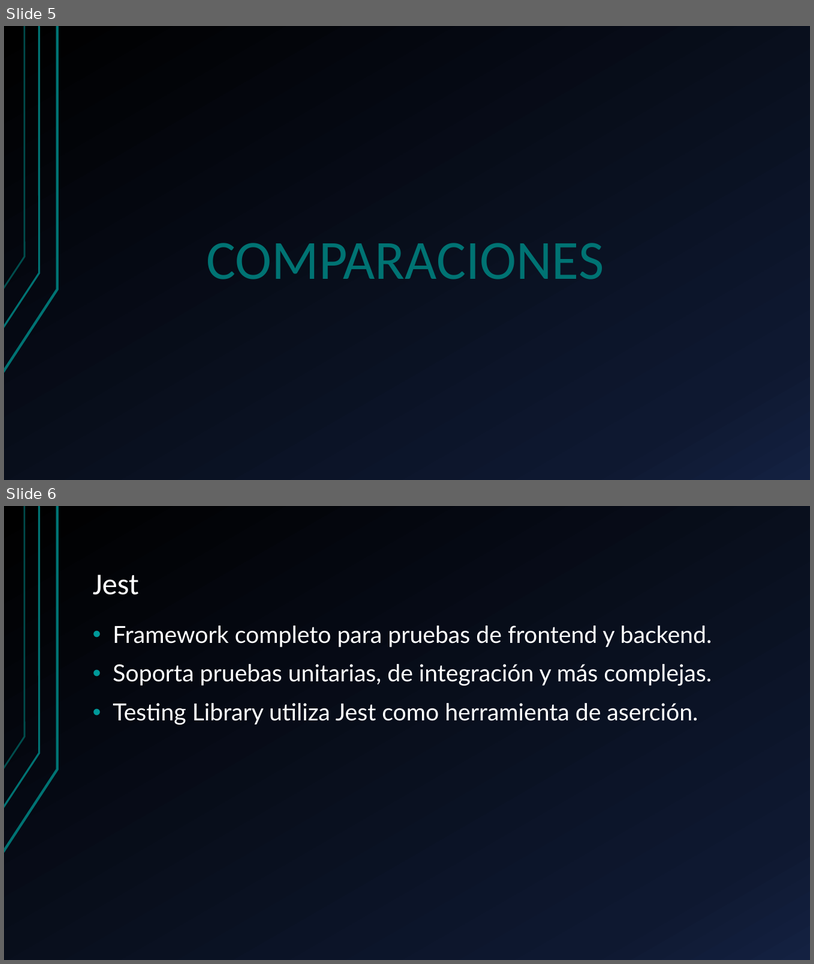
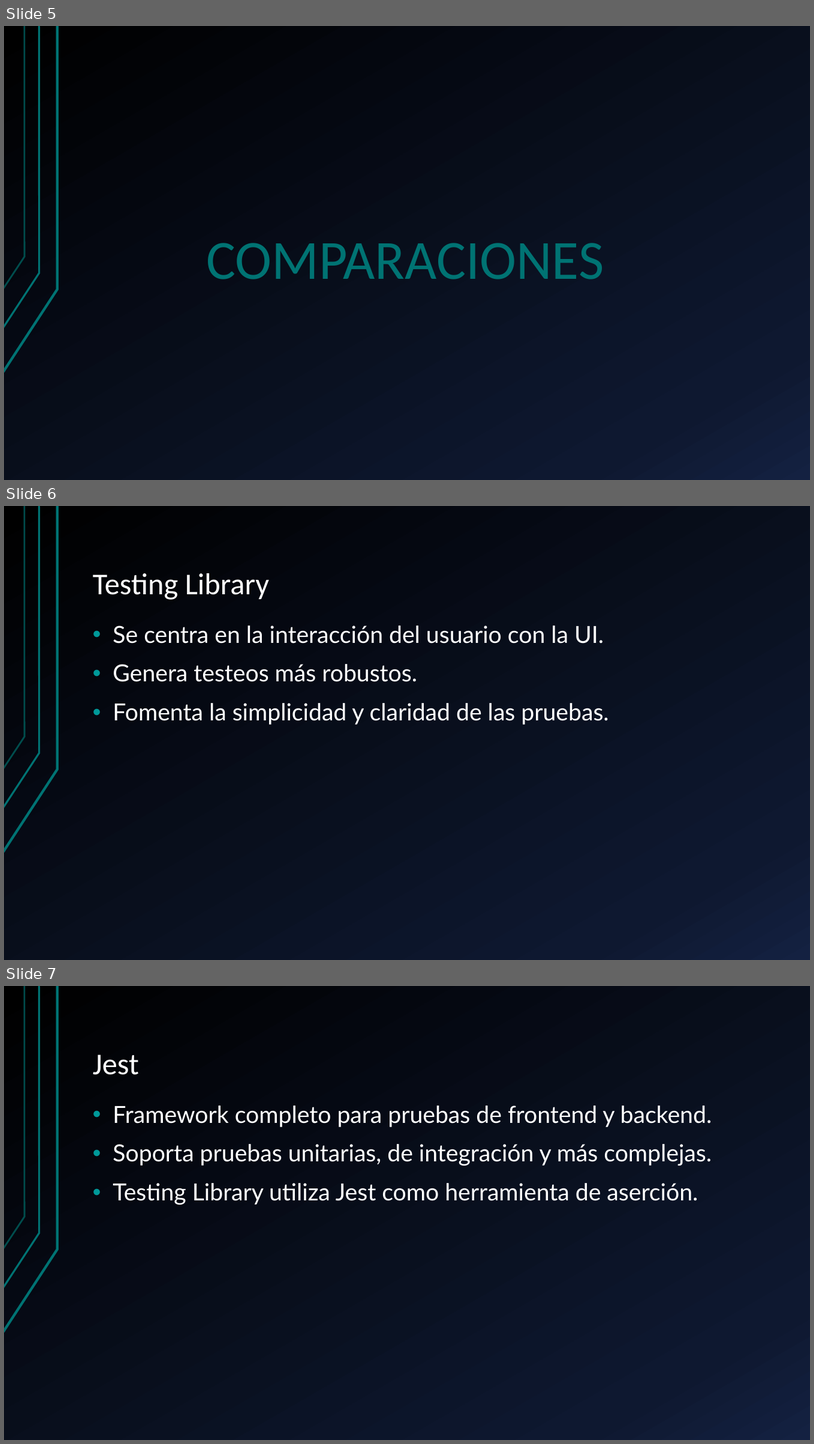
Before and after one commit to GusGiam01/TP-Desarrollo-Software, a slide deck: App POC/Documentacion/TestingLibrary-Presentacion.pptx. Shown one above the other, each under a label of ours: slides 5 and 6 before the commit, slides 5, 6 and 7 after it. The pictures are 814x964 and 814x1444 pixels, drawn with LibreOffice and Linux fonts; fonts in the diff are those of the drawing. Boxes give left, top, right and bottom in pixels: in the first picture for what was removed or moved away, otherwise in the second. Text is boxed around its words. In the diff, an @@ line names an element or a change of style, - is before the commit and + after.

```diff
--- a/App POC/Documentacion/TestingLibrary-Presentacion.pptx
+++ b/App POC/Documentacion/TestingLibrary-Presentacion.pptx
@@ slide 6 added at <box>4,506,810,960</box>, background gradient #000000 to #0F1931 to #142242; not listed: 3 template elements that a slide beside it also shows @@
@@ title added at <box>93,573,269,600</box>, 36 pt, text #FFFFFF @@
+Testing Library
@@ text added at <box>113,625,609,724</box>, 28 pt, text #FFFFFF @@
+• Se centra en la interacción del usuario con la UI.
+• Genera testeos más robustos.
+• Fomenta la simplicidad y claridad de las pruebas.
@@ what was slide 6 is now slide 7 @@
```
Also in this commit, not shown: 1 other slide added.
